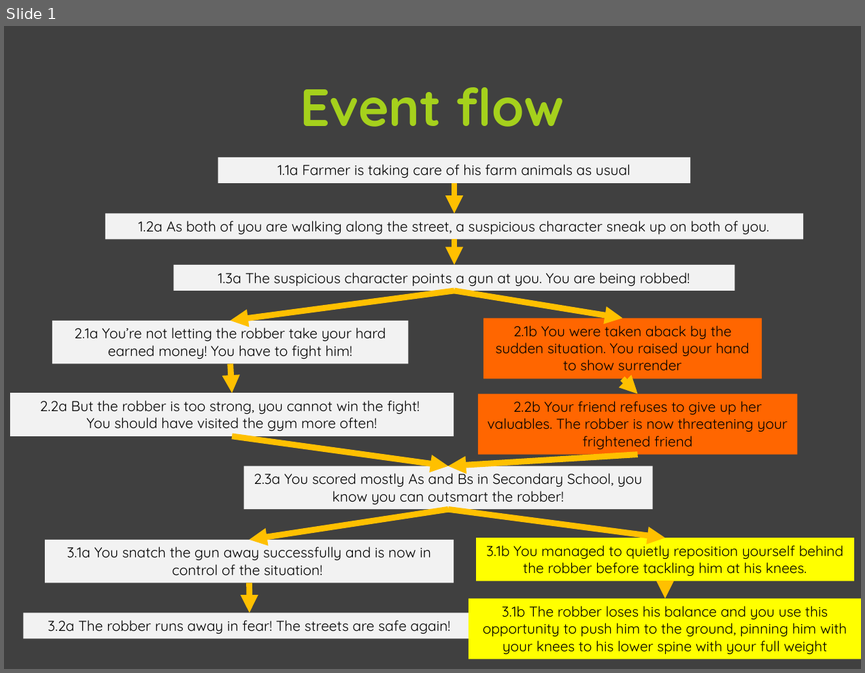
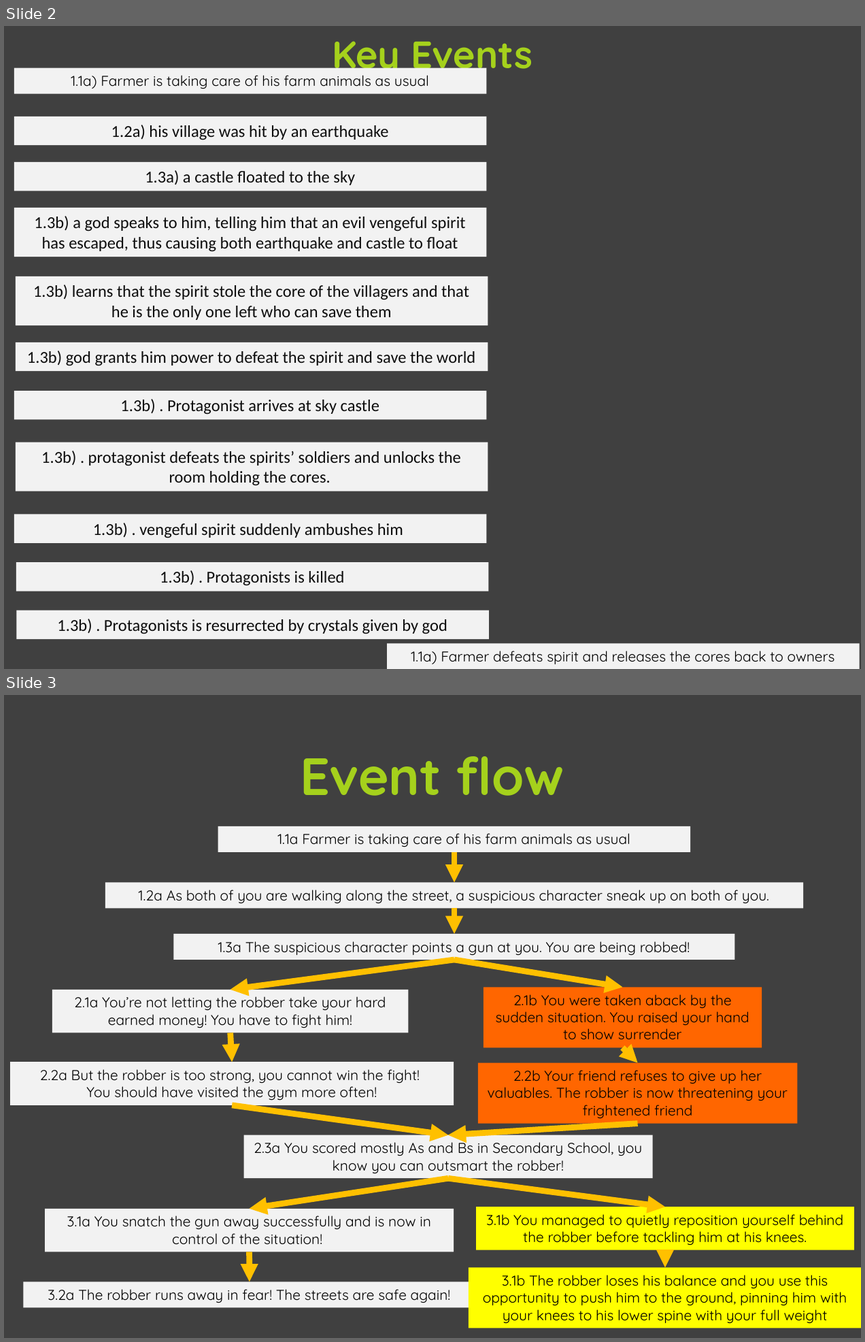
Before and after one commit to FMLneverlucky/2024-sem-1, a slide deck: story creation/assignment submission/DM1374_GameStoryCreation_BranchingTemplate (original) - Copy.pptx. Shown one above the other, each under a label of ours: slide 1 before the commit, slides 2 and 3 after it. The pictures are 865x673 and 865x1342 pixels, drawn with LibreOffice and Linux fonts; fonts in the diff are those of the drawing; background and template pictures are left out. Boxes give left, top, right and bottom in pixels: in the first picture for what was removed or moved away, otherwise in the second. Text is boxed around its words. In the diff, an @@ line names an element or a change of style, - is before the commit and + after.

```diff
--- a/story creation/assignment submission/DM1374_GameStoryCreation_BranchingTemplate (original) - Copy.pptx
+++ b/story creation/assignment submission/DM1374_GameStoryCreation_BranchingTemplate (original) - Copy.pptx
@@ slide 2 added at <box>4,26,861,669</box>, background #404040 @@
@@ title added at <box>332,41,532,78</box>, 32 pt, text #A5D11C, bold @@
+Key Events
@@ rectangle added at <box>14,68,486,94</box>, fill #F2F2F2, 12 pt, text #000000 @@
+1.1a) Farmer is taking care of his farm animals as usual
@@ rectangle added at <box>14,116,486,145</box>, fill #F2F2F2, 14 pt, text #0D0D0D @@
+1.2a) his village was hit by an earthquake
@@ rectangle added at <box>14,162,486,191</box>, fill #F2F2F2, 14 pt, text #0D0D0D @@
+1.3a) a castle floated to the sky
@@ rectangle added at <box>14,208,486,257</box>, fill #F2F2F2, 14 pt, text #0D0D0D @@
+1.3b) a god speaks to him, telling him that an evil vengeful spirit has escaped, thus causing both earthquake and castle to float
@@ rectangle added at <box>15,276,487,325</box>, fill #F2F2F2, 14 pt, text #0D0D0D @@
+1.3b) learns that the spirit stole the core of the villagers and that he is the only one left who can save them
@@ rectangle added at <box>15,342,487,371</box>, fill #F2F2F2, 14 pt, text #0D0D0D @@
+1.3b) god grants him power to defeat the spirit and save the world
@@ rectangle added at <box>14,390,486,419</box>, fill #F2F2F2, 14 pt, text #0D0D0D @@
+1.3b) . Protagonist arrives at sky castle
@@ rectangle added at <box>15,441,487,490</box>, fill #F2F2F2, 14 pt, text #0D0D0D @@
+1.3b) . protagonist defeats the spirits’ soldiers and unlocks the room holding the cores.
@@ rectangle added at <box>14,514,486,543</box>, fill #F2F2F2, 14 pt, text #0D0D0D @@
+1.3b) . vengeful spirit suddenly ambushes him
@@ rectangle added at <box>16,563,488,592</box>, fill #F2F2F2, 14 pt, text #0D0D0D @@
+1.3b) . Protagonists is killed
@@ rectangle added at <box>17,610,489,639</box>, fill #F2F2F2, 14 pt, text #0D0D0D @@
+1.3b) . Protagonists is resurrected by crystals given by god
@@ rectangle added at <box>387,643,859,669</box>, fill #F2F2F2, 12 pt, text #000000 @@
+1.1a) Farmer defeats spirit and releases the cores back to owners
@@ what was slide 1 is now slide 3 @@
```
Also in this commit, not shown: 1 other slide added, 55 other files.
